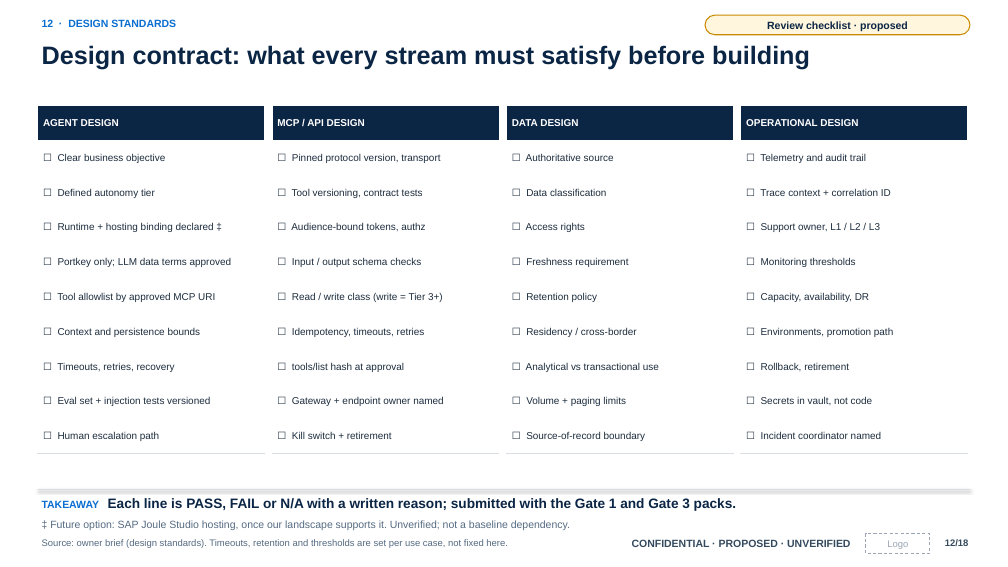
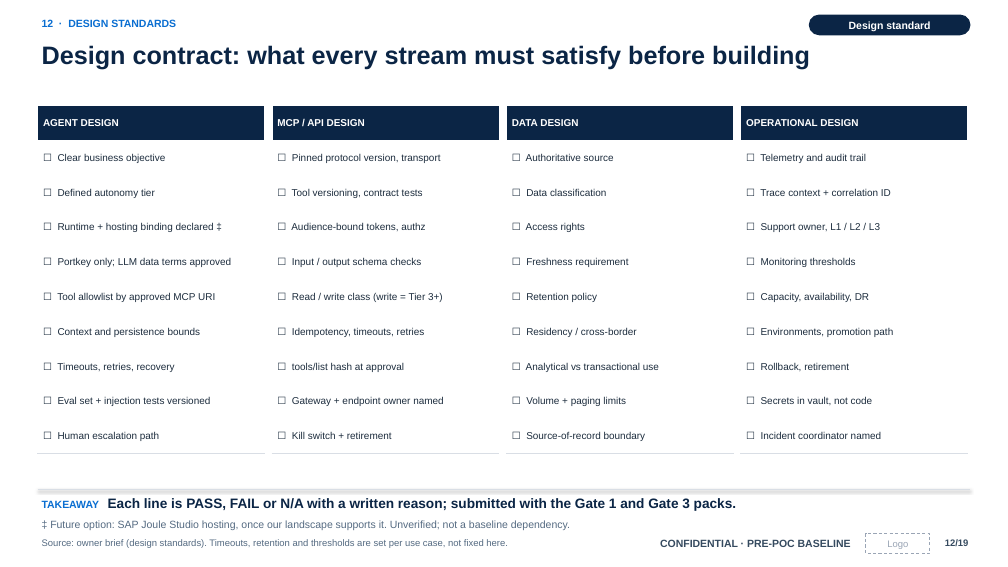
Before and after one commit to Iam-PrasadDeshpande/finance-reconciliation-agent, a slide deck: slide 12 of docs/Enterprise_AI_Foundation_Governance_V5_2.pptx. Drawn at 1008x567 pixels with LibreOffice and Linux fonts; fonts in the diff are those of the drawing. Boxes give left, top, right and bottom in pixels: in the first picture for what was removed or moved away, otherwise in the second. Text is boxed around its words. In the diff, an @@ line names an element or a change of style, - is before the commit and + after.

```diff
--- a/docs/Enterprise_AI_Foundation_Governance_V5_2.pptx
+++ b/docs/Enterprise_AI_Foundation_Governance_V5_2.pptx
@@ rounded rectangle "Design standard": place and size @@
-rounded rectangle "Design standard" at bbox=[705, 15, 969, 35]
+rounded rectangle "Design standard" at bbox=[810, 15, 970, 35]
@@ rounded rectangle "Design standard" at bbox=[810, 15, 970, 35]: fill #FFF6DD to #0B2545; outline #C98A00 1 pt to #0B2545 1 pt @@
@@ text in rounded rectangle at bbox=[849, 21, 930, 31]: text changed; text colour #0B2545 to #FFFFFF @@
-Review checklist · proposed
+Design standard
@@ text at bbox=[660, 539, 851, 547]: text changed @@
-CONFIDENTIAL · PROPOSED · UNVERIFIED
+CONFIDENTIAL · PRE-POC BASELINE
```
Also in this commit, not shown: 17 other slides changed, 1 slide added, 2 other files.
